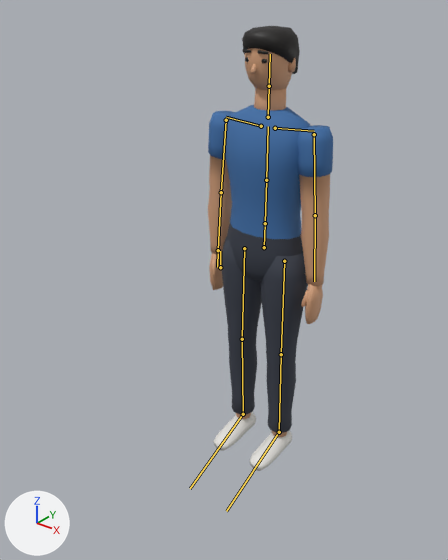
An edit to the glTF model public/models/characters/pedestrian.glb, drawn before and after from the same camera.
One viewpoint serves both versions: a camera (50 mm lens) standing at (1.269, -1.837, 1.89) and looking at (-0.014, -0.233, 0.895). Lighting does not change. The marker at lower left points along +X, +Y and +Z. The first picture is the older version. The bones that change, and the others that lie on the model, are drawn over the model as lines.

In view in the first picture: 'body', 'hair', 'head'.
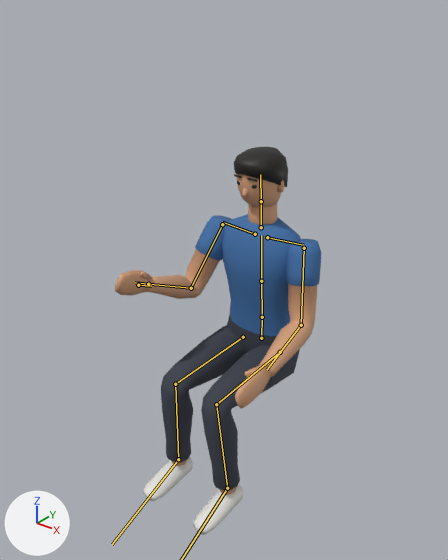
The newer file adds an action. The first version stands in its rest pose; the second is drawn at frame 40 of the action 'sit_idle'.

Location of each change, (x1, y1, x2, y2) in pixels of the pictures (448 x 560 px):
```json
{"object": "body", "change": "posed", "before": [208, 87, 333, 471], "after": [115, 204, 321, 535], "on screen": "64% wider, 14% shorter"}
{"object": "hair", "change": "posed", "before": [242, 26, 300, 74], "after": [234, 147, 288, 187], "on screen": "7% narrower, 16% shorter"}
{"object": "head", "change": "posed", "before": [242, 48, 296, 90], "after": [234, 174, 284, 207]}
{"bone": "Hips", "before": "(264, 247) to (265, 223)", "after": "(261, 338) to (262, 317)"}
{"bone": "LeftUpperLeg", "before": "(284, 261) to (281, 354)", "after": "(280, 352) to (216, 404)"}
{"bone": "LeftLowerLeg", "before": "(281, 354) to (279, 432)", "after": "(216, 404) to (227, 488)"}
{"bone": "RightUpperLeg", "before": "(244, 248) to (242, 339)", "after": "(243, 337) to (175, 384)"}
{"bone": "RightLowerLeg", "before": "(242, 339) to (243, 414)", "after": "(175, 384) to (178, 459)"}
{"bone": "RightFoot", "before": "(243, 414) to (190, 488)", "after": "(178, 459) to (112, 544)"}
{"bone": "Spine", "before": "(265, 223) to (266, 180)", "after": "(262, 317) to (261, 281)"}
{"bone": "Chest", "before": "(266, 180) to (268, 126)", "after": "(261, 281) to (261, 235)"}
{"bone": "LeftUpperArm", "before": "(314, 134) to (315, 215)", "after": "(304, 248) to (301, 325)"}
{"bone": "LeftLowerArm", "before": "(315, 215) to (314, 281)", "after": "(301, 325) to (267, 369)"}
{"bone": "Head", "before": "(269, 86) to (270, 54)", "after": "(261, 201) to (260, 174)"}
{"bone": "RightUpperArm", "before": "(226, 120) to (221, 192)", "after": "(222, 224) to (191, 288)"}
{"bone": "RightLowerArm", "before": "(221, 192) to (218, 250)", "after": "(191, 288) to (148, 284)"}
```

Scene script edits in JSON lines:
```json
{"block": "bone_hips", "where": "bone_hips = bpy.data.objects['pedestrian'].pose.bones['Hips']"}
{"op": "set", "path": "bone_hips.location", "old": "(0.0, 0.0, 0.0)", "new": "(0.0, -0.408, 0.0)"}
{"block": "bone_leftupperleg", "where": "bone_leftupperleg = bpy.data.objects['pedestrian'].pose.bones['LeftUpperLeg']  # child of 'Hips'"}
{"op": "set", "path": "bone_leftupperleg.rotation_quaternion", "old": "(1.0, 0.0, 0.0, 0.0)", "new": "(-0.719, 0.694, -0.016, 0.033)", "note": "degrees (0, 0, 0) -> degrees (-88, -1, -4)"}
{"block": "bone_leftlowerleg", "where": "bone_leftlowerleg = bpy.data.objects['pedestrian'].pose.bones['LeftLowerLeg']  # child of 'LeftUpperLeg'"}
{"op": "set", "path": "bone_leftlowerleg.rotation_quaternion", "old": "(1.0, 0.0, 0.0, 0.0)", "new": "(0.707, 0.707, 0.0, 0.0)", "note": "degrees (0, 0, 0) -> degrees (90, 0, 0)"}
{"block": "bone_leftfoot", "where": "bone_leftfoot = bpy.data.objects['pedestrian'].pose.bones['LeftFoot']  # child of 'LeftLowerLeg'"}
{"op": "set", "path": "bone_leftfoot.rotation_quaternion", "old": "(1.0, 0.0, 0.0, 0.0)", "new": "(1.0, -0.017, 0.0, 0.0)", "note": "degrees (0, 0, 0) -> degrees (-2, 0, 0)"}
{"block": "bone_rightupperleg", "where": "bone_rightupperleg = bpy.data.objects['pedestrian'].pose.bones['RightUpperLeg']  # child of 'Hips'"}
{"op": "set", "path": "bone_rightupperleg.rotation_quaternion", "old": "(1.0, 0.0, 0.0, 0.0)", "new": "(-0.719, 0.694, 0.016, -0.033)", "note": "degrees (0, 0, 0) -> degrees (-88, 1, 4)"}
{"block": "bone_rightlowerleg", "where": "bone_rightlowerleg = bpy.data.objects['pedestrian'].pose.bones['RightLowerLeg']  # child of 'RightUpperLeg'"}
{"op": "set", "path": "bone_rightlowerleg.rotation_quaternion", "old": "(1.0, 0.0, 0.0, 0.0)", "new": "(0.707, 0.707, 0.0, 0.0)", "note": "degrees (0, 0, 0) -> degrees (90, 0, 0)"}
{"block": "bone_rightfoot", "where": "bone_rightfoot = bpy.data.objects['pedestrian'].pose.bones['RightFoot']  # child of 'RightLowerLeg'"}
{"op": "set", "path": "bone_rightfoot.rotation_quaternion", "old": "(1.0, 0.0, 0.0, 0.0)", "new": "(1.0, -0.017, 0.0, 0.0)", "note": "degrees (0, 0, 0) -> degrees (-2, 0, 0)"}
{"block": "bone_spine", "where": "bone_spine = bpy.data.objects['pedestrian'].pose.bones['Spine']  # child of 'Hips'"}
{"op": "set", "path": "bone_spine.rotation_quaternion", "old": "(1.0, 0.0, 0.0, 0.0)", "new": "(0.999, 0.035, 0.0, 0.0)", "note": "degrees (0, 0, 0) -> degrees (4, 0, 0)"}
{"block": "bone_chest", "where": "bone_chest = bpy.data.objects['pedestrian'].pose.bones['Chest']  # child of 'Spine'"}
{"op": "set", "path": "bone_chest.rotation_quaternion", "old": "(1.0, 0.0, 0.0, 0.0)", "new": "(1.0, -0.009, 0.0, 0.0)", "note": "degrees (0, 0, 0) -> degrees (-1, 0, 0)"}
{"block": "bone_leftupperarm", "where": "bone_leftupperarm = bpy.data.objects['pedestrian'].pose.bones['LeftUpperArm']  # child of 'LeftShoulder'"}
{"op": "set", "path": "bone_leftupperarm.rotation_quaternion", "old": "(1.0, 0.0, 0.0, 0.0)", "new": "(0.986, -0.151, -0.005, -0.065)", "note": "degrees (0, 0, 0) -> degrees (-17, -2, -7)"}
{"block": "bone_leftlowerarm", "where": "bone_leftlowerarm = bpy.data.objects['pedestrian'].pose.bones['LeftLowerArm']  # child of 'LeftUpperArm'"}
{"op": "set", "path": "bone_leftlowerarm.rotation_quaternion", "old": "(1.0, 0.0, 0.0, 0.0)", "new": "(0.857, -0.513, -0.034, -0.034)", "note": "degrees (0, 0, 0) -> degrees (-62, -5, -1)"}
{"block": "bone_head", "where": "bone_head = bpy.data.objects['pedestrian'].pose.bones['Head']  # child of 'Neck'"}
{"op": "set", "path": "bone_head.rotation_quaternion", "old": "(1.0, 0.0, 0.0, 0.0)", "new": "(1.0, 0.013, -0.016, 0.001)", "note": "degrees (0, 0, 0) -> degrees (1, -2, 0)"}
{"block": "bone_rightupperarm", "where": "bone_rightupperarm = bpy.data.objects['pedestrian'].pose.bones['RightUpperArm']  # child of 'RightShoulder'"}
{"op": "set", "path": "bone_rightupperarm.rotation_quaternion", "old": "(1.0, 0.0, 0.0, 0.0)", "new": "(0.961, -0.265, 0.006, 0.082)", "note": "degrees (0, 0, 0) -> degrees (-31, 3, 9)"}
{"block": "bone_rightlowerarm", "where": "bone_rightlowerarm = bpy.data.objects['pedestrian'].pose.bones['RightLowerArm']  # child of 'RightUpperArm'"}
{"op": "set", "path": "bone_rightlowerarm.rotation_quaternion", "old": "(1.0, 0.0, 0.0, 0.0)", "new": "(0.731, -0.679, 0.045, 0.045)", "note": "degrees (0, 0, 0) -> degrees (-86, 7, 0)"}
```
